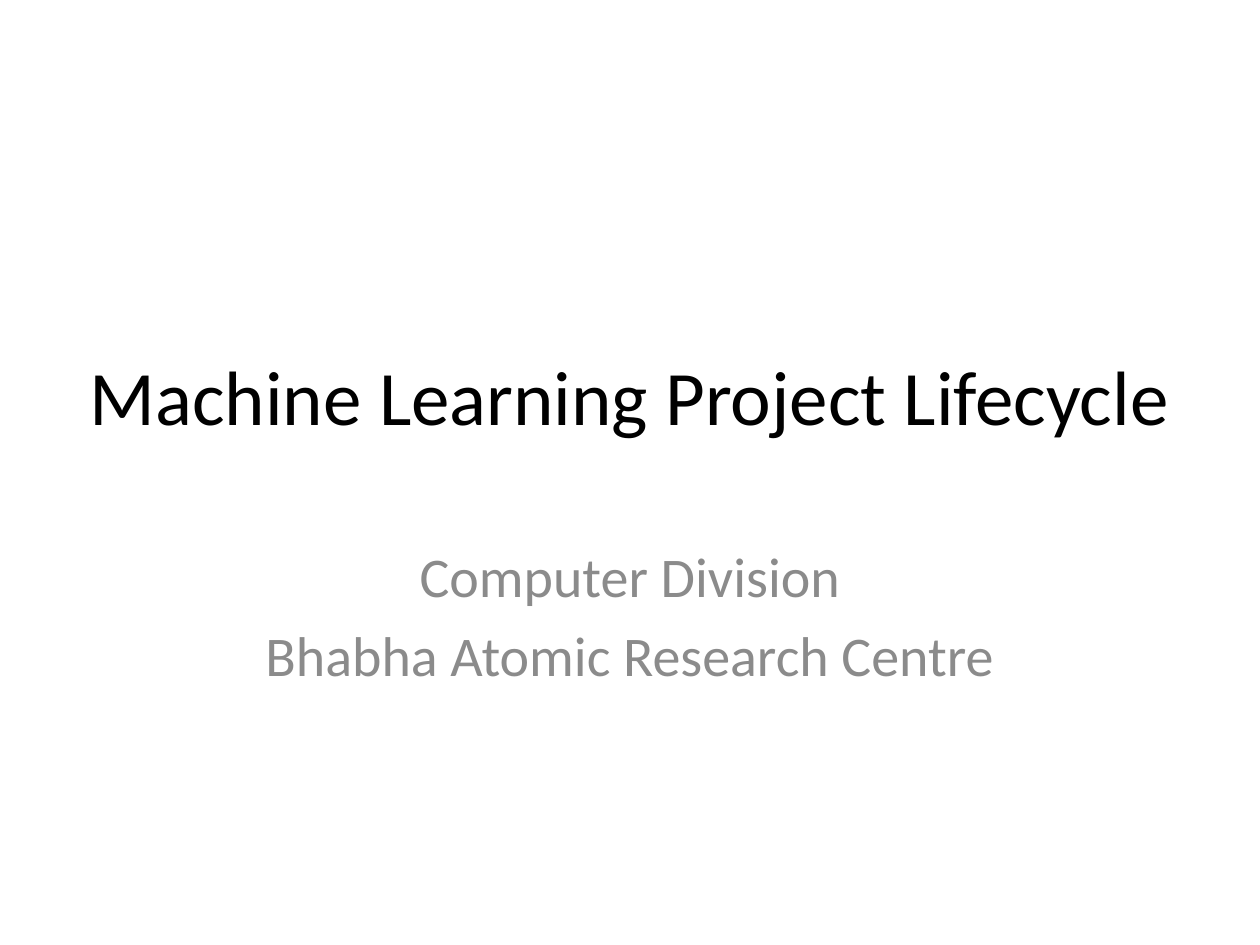
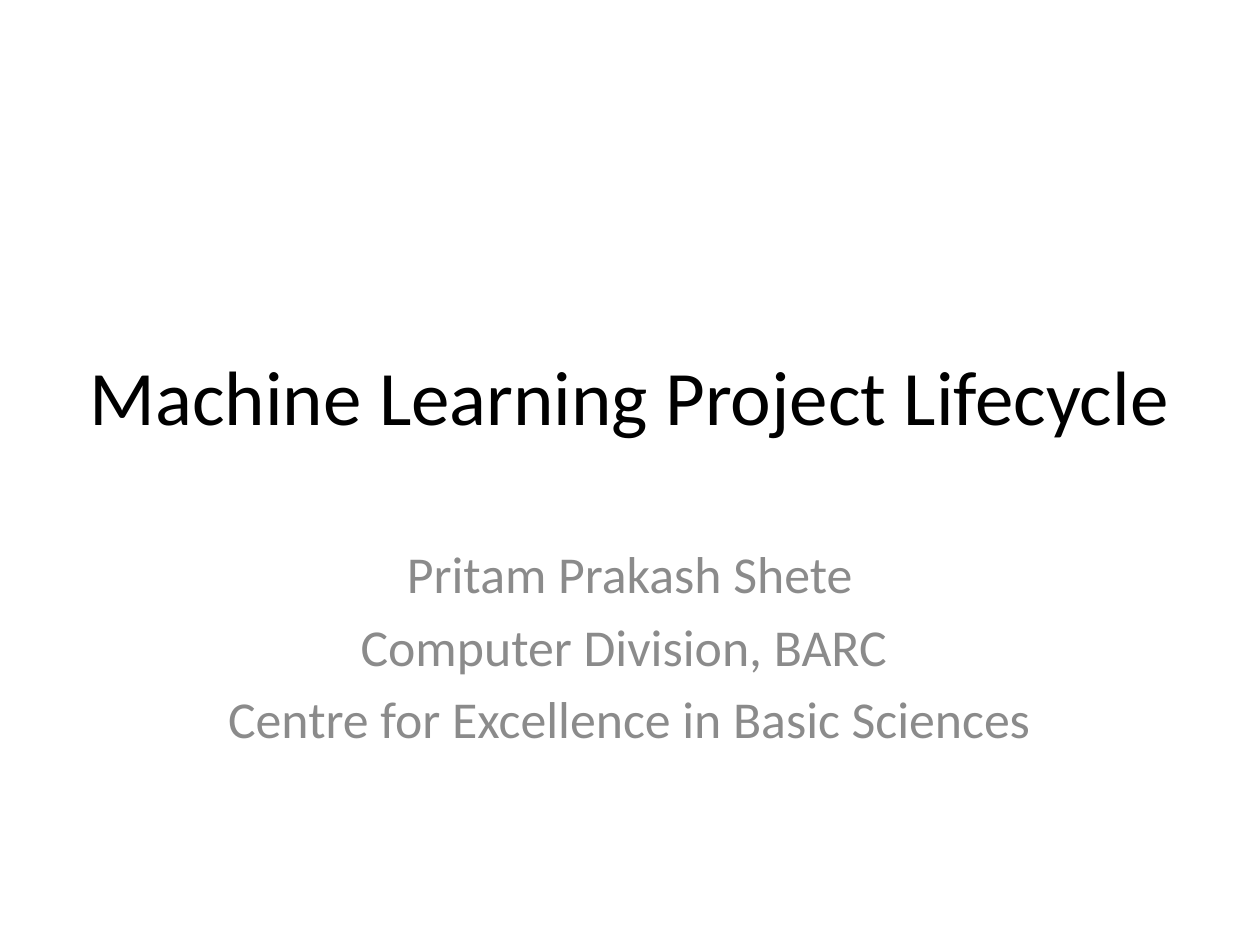
Before and after one commit to look4pritam/ArtificialIntelligence, a slide deck: slide 1 of MLLifeCycle/MachineLearningProjectLifecycle.pptx. Drawn at 1260x945 pixels with LibreOffice and Linux fonts; fonts in the diff are those of the drawing. Boxes give left, top, right and bottom in pixels: in the first picture for what was removed or moved away, otherwise in the second. Text is boxed around its words. In the diff, an @@ line names an element or a change of style, - is before the commit and + after.

```diff
--- a/MLLifeCycle/MachineLearningProjectLifecycle.pptx
+++ b/MLLifeCycle/MachineLearningProjectLifecycle.pptx
@@ subtitle at <box>228,557,1030,739</box>: text changed; size 32 to 29.6 pt @@
-Computer Division
-Bhabha Atomic Research Centre
+Pritam Prakash Shete
+Computer Division, BARC
+Centre for Excellence in Basic Sciences
```
